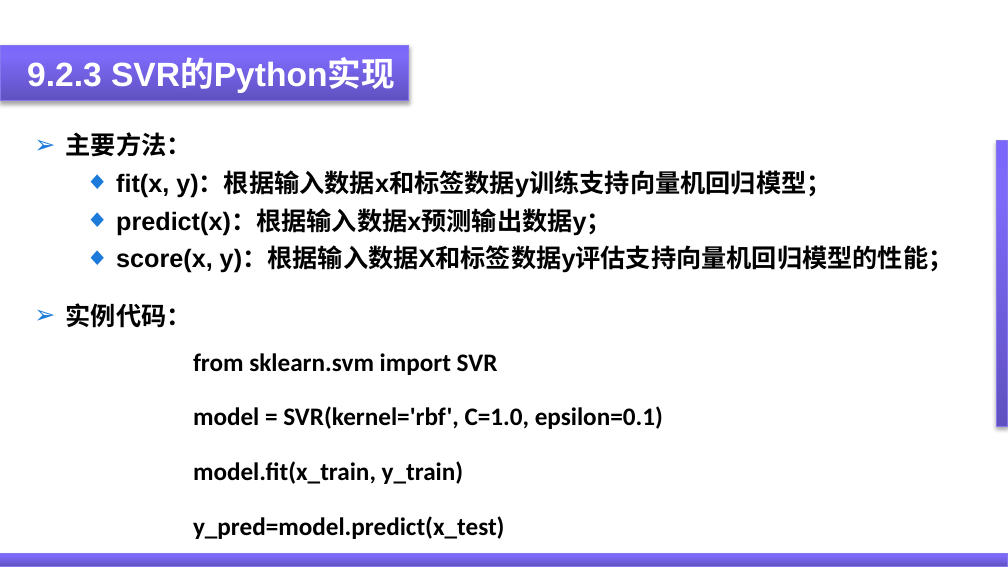
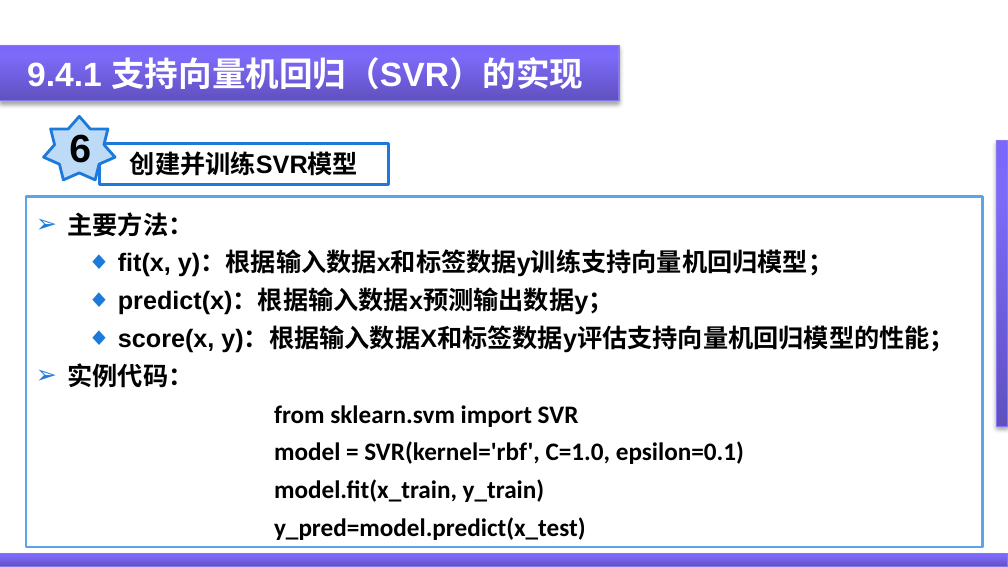
Before and after one commit to ygydq/zncgqjssg, a slide deck: slide 62 of PPT/第9章 支持向量机及其在智能传感器系统中的应用.pptx (slide 60 before the commit). Drawn at 1008x567 pixels with LibreOffice and Linux fonts; fonts in the diff are those of the drawing. Boxes give left, top, right and bottom in pixels: in the first picture for what was removed or moved away, otherwise in the second. Text is boxed around its words. In the diff, an @@ line names an element or a change of style, - is before the commit and + after.

```diff
--- a/PPT/第9章 支持向量机及其在智能传感器系统中的应用.pptx
+++ b/PPT/第9章 支持向量机及其在智能传感器系统中的应用.pptx
@@ rectangle: place and size @@
-rectangle at bbox=[0, 45, 409, 101]
+rectangle at bbox=[0, 45, 619, 101]
@@ text removed at bbox=[27, 59, 395, 93] @@
-9.2.3 SVR的Python实现
@@ text added at bbox=[27, 57, 583, 95], 24 pt, text #FFFFFF, bold @@
+9.4.1 支持向量机回归（SVR）的实现
@@ star added at bbox=[43, 116, 115, 179], fill #BDDAF7, outline #1B7ADA 2 pt, 28 pt, text #000000, bold @@
+6
@@ text removed at bbox=[66, 132, 954, 273] @@
-➢ 主要方法：
-  ◆ fit(x, y)：根据输入数据x和标签数据y训练支持向量机回归模型；
-  ◆ predict(x)：根据输入数据x预测输出数据y；
-  ◆ score(x, y)：根据输入数据X和标签数据y评估支持向量机回归模型的性能；
@@ rectangle added at bbox=[99, 143, 388, 183], fill #FFFFFF, outline #1B7ADA 2 pt, 18 pt, text #000000, bold @@
+创建并训练SVR模型
@@ rectangle "主要方法：": place and size @@
-rectangle "主要方法：" at bbox=[66, 303, 663, 539]
+rectangle "主要方法：" at bbox=[26, 197, 983, 547]
@@ rectangle "主要方法：" at bbox=[26, 197, 983, 547]: fill none to #FFFFFF; outline none to #5BA3EB 2 pt @@
@@ text in rectangle at bbox=[67, 212, 955, 353]: paragraphs added @@
+➢ 主要方法：
+  ◆ fit(x, y)：根据输入数据x和标签数据y训练支持向量机回归模型；
+  ◆ predict(x)：根据输入数据x预测输出数据y；
+  ◆ score(x, y)：根据输入数据X和标签数据y评估支持向量机回归模型的性能；
@@ text in rectangle at bbox=[274, 405, 744, 540]: indent changed; less space between paragraphs @@
```
Also in this commit, not shown: 6 other slides changed, 27 slides added, 14 slides removed, 1 other file.
